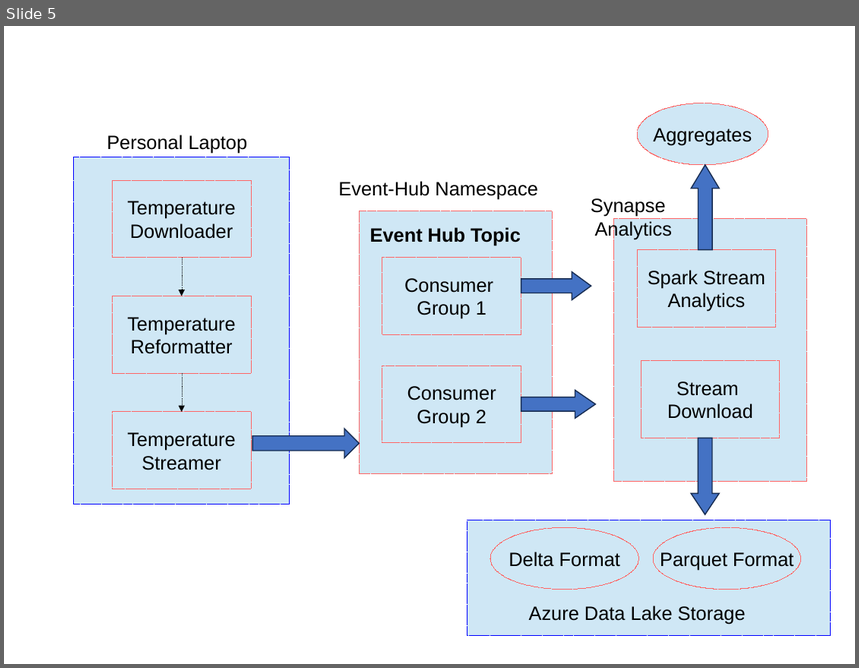
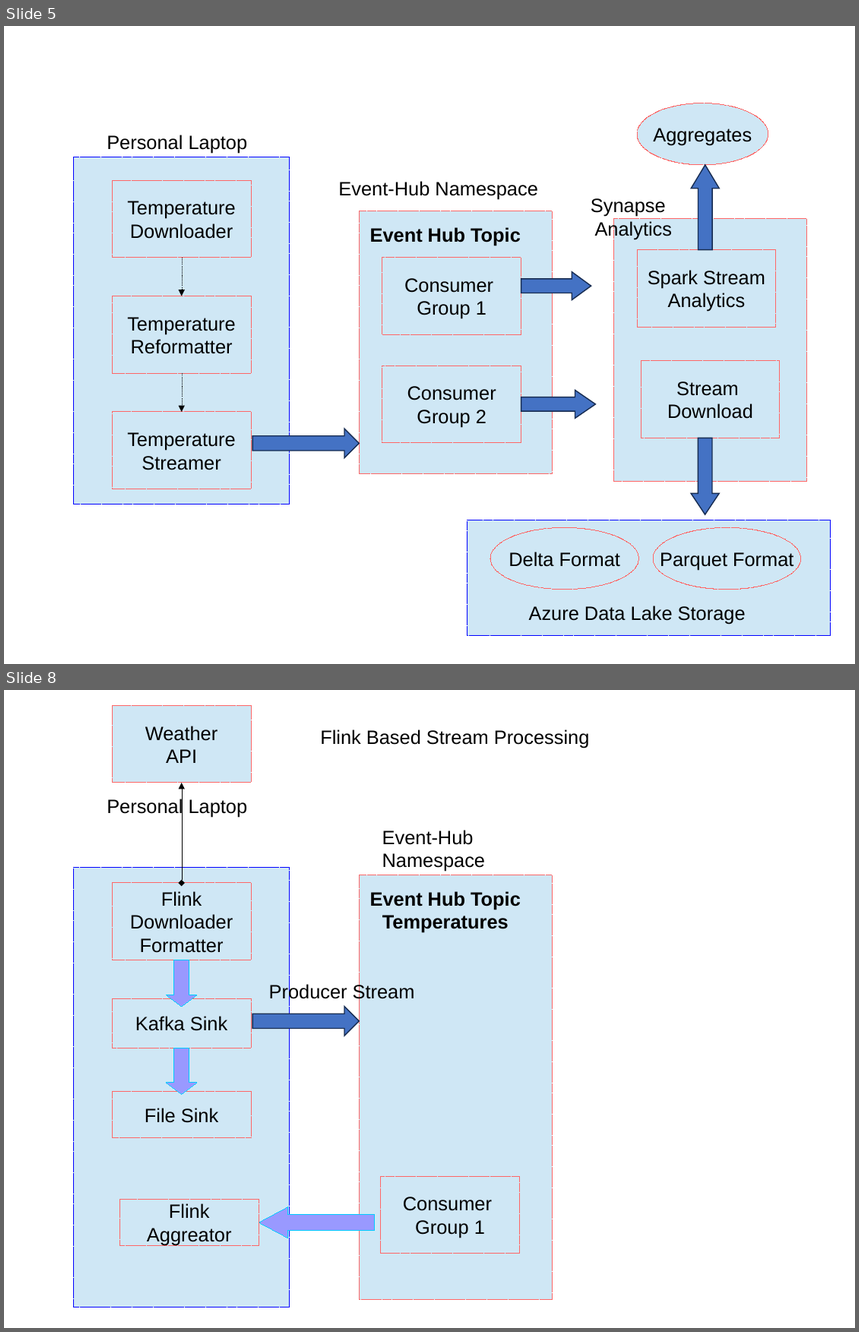
Before and after one commit to SowmyaVenky/AzureSynapseExperiments, a slide deck: Synapse_Setup.odp. Shown one above the other, each under a label of ours: slide 5 before the commit, slides 5 and 8 after it; the slides between them are not shown. The pictures are 859x668 and 859x1332 pixels, drawn with LibreOffice and Linux fonts; fonts in the diff are those of the drawing. Boxes give left, top, right and bottom in pixels: in the first picture for what was removed or moved away, otherwise in the second. Text is boxed around its words. In the diff, an @@ line names an element or a change of style, - is before the commit and + after.

Commit message:
Flink Arch

```diff
--- a/Synapse_Setup.odp
+++ b/Synapse_Setup.odp
@@ slide 8 added at (x1=4, y1=690, x2=855, y2=1328), background #FFFFFF @@
@@ freeform shape added at (x1=112, y1=705, x2=251, y2=783), fill #CFE7F5, outline #FF6666 0 pt, 18 pt, text #000000 @@
+Weather
+API
@@ text added at (x1=320, y1=730, x2=590, y2=748), 18 pt, text #000000 @@
+Flink Based Stream Processing
@@ text added at (x1=107, y1=797, x2=248, y2=817), 18 pt, text #000000 @@
+Personal Laptop
@@ elbow double arrow added from (182, 883) to (182, 783), #000000 0 pt @@
@@ text added at (x1=382, y1=830, x2=485, y2=872), 18 pt, text #000000 @@
+Event-Hub
+Namespace
@@ freeform shape added at (x1=73, y1=868, x2=290, y2=1308), fill #CFE7F5, outline #0000FF 0 pt @@
@@ freeform shape added at (x1=112, y1=883, x2=251, y2=961), fill #CFE7F5, outline #FF6666 0 pt, 18 pt, text #000000 @@
+Flink
+Downloader
+Formatter
@@ freeform shape added at (x1=360, y1=875, x2=553, y2=1300), fill #CFE7F5, outline #FF6666 0 pt @@
@@ text added at (x1=370, y1=891, x2=521, y2=933), 18 pt, text #000000, bold @@
+Event Hub Topic
+Temperatures
@@ down arrow added at (x1=166, y1=961, x2=197, y2=1007), fill #9999FF, outline #00CCFF 0 pt @@
@@ text added at (x1=269, y1=983, x2=415, y2=1002), 18 pt, text #000000 @@
+Producer Stream
@@ freeform shape added at (x1=112, y1=999, x2=251, y2=1049), fill #CFE7F5, outline #FF6666 0 pt, 18 pt, text #000000 @@
+Kafka Sink
@@ freeform shape added at (x1=253, y1=1007, x2=360, y2=1036), fill #4472C4, outline #172C51 0.99 pt @@
@@ down arrow added at (x1=166, y1=1049, x2=197, y2=1095), fill #9999FF, outline #00CCFF 0 pt @@
@@ freeform shape added at (x1=112, y1=1091, x2=251, y2=1138), fill #CFE7F5, outline #FF6666 0 pt, 18 pt, text #000000 @@
+File Sink
@@ freeform shape added at (x1=381, y1=1176, x2=520, y2=1254), fill #CFE7F5, outline #FF6666 0 pt, 18 pt, text #000000 @@
+Consumer
+Group 1
@@ freeform shape added at (x1=120, y1=1200, x2=259, y2=1246), fill #CFE7F5, outline #FF6666 0 pt, 18 pt, text #000000 @@
+Flink
+Aggreator
@@ left arrow added at (x1=259, y1=1208, x2=375, y2=1239), fill #9999FF, outline #00CCFF 0 pt @@
```
Also in this commit, not shown: 2 slides changed, 3 other files.
